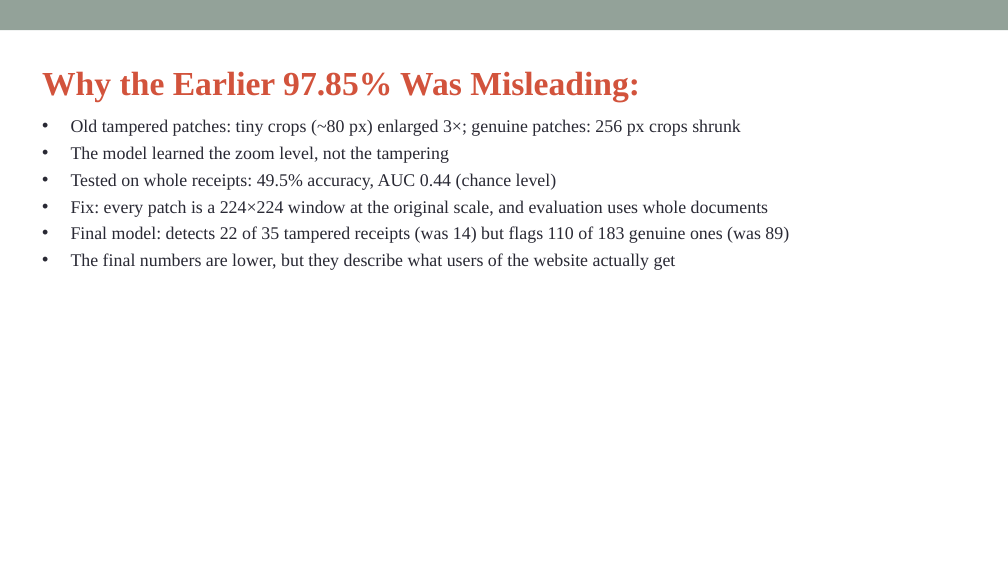
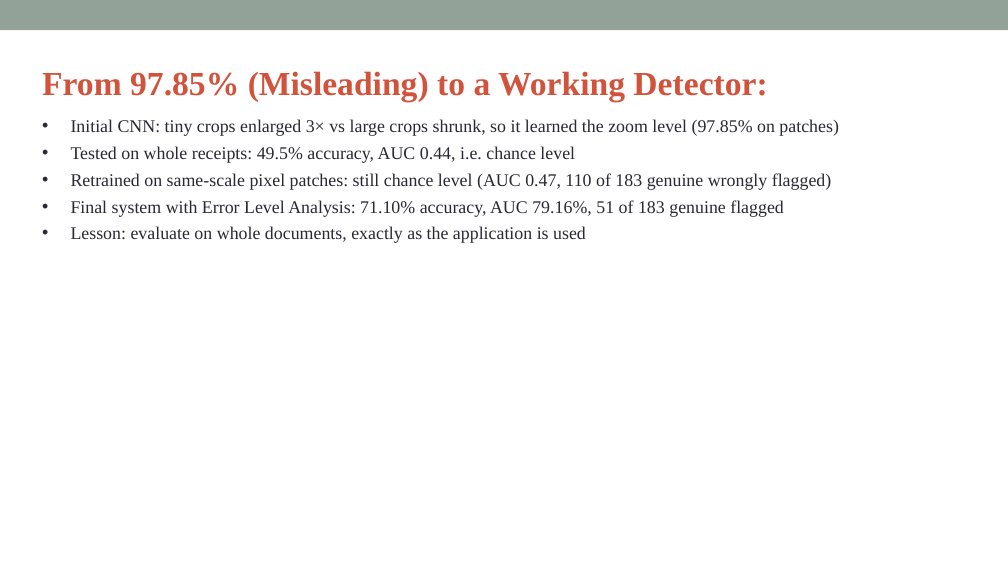
Before and after one commit to anjanireddyc-max/findoc-ai, a slide deck: slide 12 of report/FinDoc_AI_Review_PPT_Updated.pptx. Drawn at 1008x567 pixels with LibreOffice and Linux fonts; fonts in the diff are those of the drawing. Boxes give left, top, right and bottom in pixels: in the first picture for what was removed or moved away, otherwise in the second. Text is boxed around its words. In the diff, an @@ line names an element or a change of style, - is before the commit and + after.

```diff
--- a/report/FinDoc_AI_Review_PPT_Updated.pptx
+++ b/report/FinDoc_AI_Review_PPT_Updated.pptx
@@ text at [42,71,838,243]: text changed @@
-Why the Earlier 97.85% Was Misleading:
-• Old tampered patches: tiny crops (~80 px) enlarged 3×; genuine patches: 256 px crops shrunk
-• The model learned the zoom level, not the tampering
-• Tested on whole receipts: 49.5% accuracy, AUC 0.44 (chance level)
-• Fix: every patch is a 224×224 window at the original scale, and evaluation uses whole documents
-• Final model: detects 22 of 35 tampered receipts (was 14) but flags 110 of 183 genuine ones (was 89)
-• The final numbers are lower, but they describe what users of the website actually get
+From 97.85% (Misleading) to a Working Detector:
+• Initial CNN: tiny crops enlarged 3× vs large crops shrunk, so it learned the zoom level (97.85% on patches)
+• Tested on whole receipts: 49.5% accuracy, AUC 0.44, i.e. chance level
+• Retrained on same-scale pixel patches: still chance level (AUC 0.47, 110 of 183 genuine wrongly flagged)
+• Final system with Error Level Analysis: 71.10% accuracy, AUC 79.16%, 51 of 183 genuine flagged
+• Lesson: evaluate on whole documents, exactly as the application is used
```
Also in this commit, not shown: 7 other slides changed, 4 other files.
